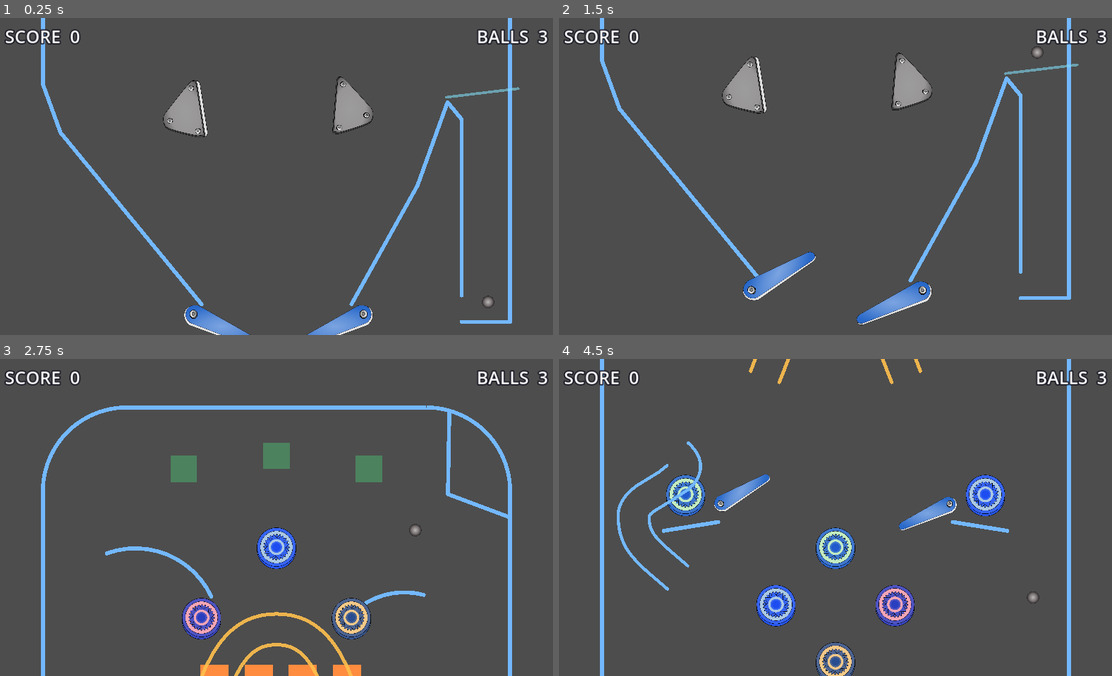
Above: before the commit, frames 1-4 (two rows, left to right).
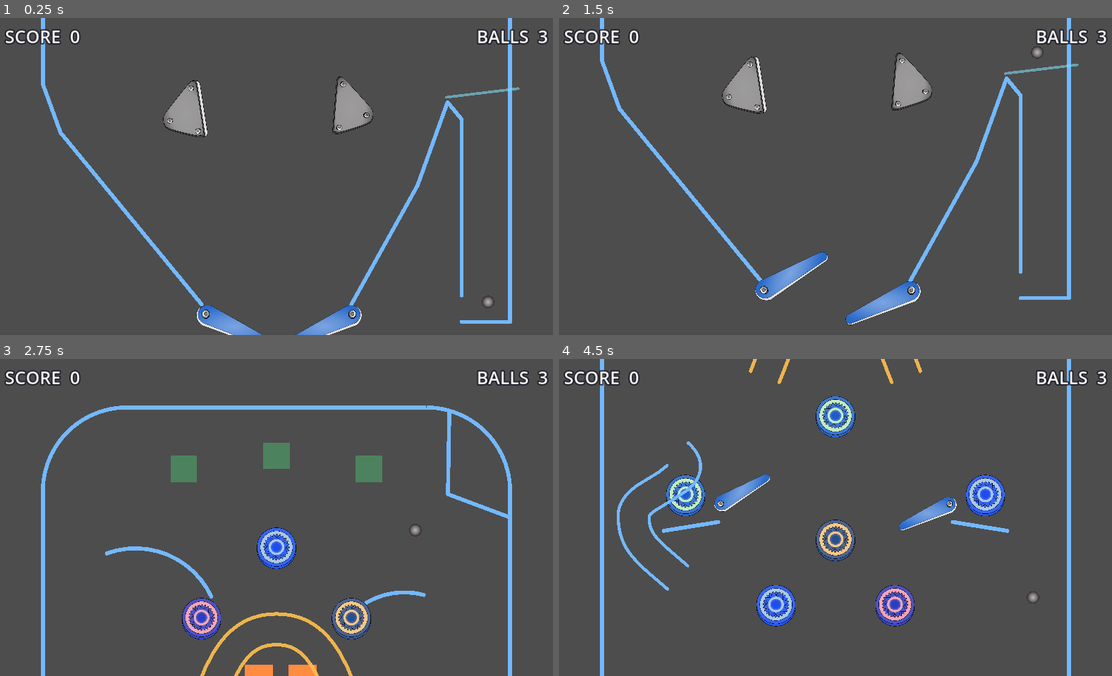
Above: after the commit, the same moments.

Repository: eddieedease/gdpb
Game: Godot game, scene res://scenes/advanced_table.tscn
Two runs of this game, one before a commit and one after it. Both use one fixed random seed, a clock stepped at 60 frames per second and the inputs below. This scene is started directly instead of the project's main scene.
Inputs:
- Up to frame 1 (0.25 s): no input
- Up to frame 2 (1.5 s): tap Enter (restart) at 0.5, 1.25 s; hold Space (launch) 0.53-1.28 s; hold A (flipper_left) from 1.28 s (still down); tap Space (launch) at 1.35 s
- Up to frame 3 (2.75 s): release A (flipper_left) at 2.03 s; hold Space (launch) from 2.03 s (still down)
- Up to frame 4 (4.5 s): release Space (launch) at 2.78 s; tap Space (launch) at 2.85, 4.35 s; hold Space (launch) 3.53-4.28 s; hold A (flipper_left) from 3.53 s (still down)

The runs differ from the first frame. In frame 1, 1.0% of the frame differs, in the area x 33-68%, y 90-100%; in frame 2, 1.6%; in frame 3, 0.3%; in frame 4, 2.3%, in the area x 46-54%, y 11-100%.

Commit message:
Fix ball escaping off-screen via ramps (+ out-of-bounds safety net)
Root cause: the ramp put the ball on a separate physics layer (so it
rides over the playfield) and relied on an end-portal to switch it back.
If the ball missed that portal - overshot it, or left the channel any
other way - it stayed on the ramp layer colliding with NOTHING and flew
off-screen.

- ramp.gd: replace the two end-portals with a single Area2D covering the
  whole channel interior. The ball is "on the ramp" exactly while inside
  that field; leaving it by any route (mouth, side, anything) restores
  normal collision. It can no longer be stranded on the ramp layer.
- table_game.gd: safety net - any ball found outside the table bounds has
  its collision restored and is drained, so nothing can be lost off-screen
  regardless of cause (ramp, tunnelling, etc.).

Verified headless: ball boards/disembarks the ramp at 1600 and 3000 speed
with max_out_of_bounds=0; an escaped ball is caught and drained; normal
play never false-triggers the net.

Co-Authored-By: Claude Opus 4.8 <noreply@anthropic.com>

Diff:
--- a/scenes/advanced_table.tscn
+++ b/scenes/advanced_table.tscn
@@ -97,7 +97,7 @@
 
 [node name="Bumper3" parent="." instance=ExtResource("7_t1bve")]
 modulate = Color(0.8, 1, 0.85, 1)
-position = Vector2(640, 1184)
+position = Vector2(640, 885)
 
 [node name="Bumper4" parent="." instance=ExtResource("7_t1bve")]
 modulate = Color(0.7, 0.85, 1, 1)
@@ -109,7 +109,7 @@
 
 [node name="Bumper6" parent="." instance=ExtResource("7_t1bve")]
 modulate = Color(1, 0.85, 0.6, 1)
-position = Vector2(640, 1444)
+position = Vector2(640, 1166)
 
 [node name="Bumper7" parent="." instance=ExtResource("7_t1bve")]
 modulate = Color(0.8, 1, 0.85, 1)
@@ -128,10 +128,6 @@
 rotation = -1.48766
 scale = Vector2(1, -1)
 
-[node name="DropTarget0" type="StaticBody2D" parent="." groups=["drop_targets"]]
-position = Vector2(500, 711)
-script = ExtResource("11_doqff")
-
 [node name="DropTarget1" type="StaticBody2D" parent="." groups=["drop_targets"]]
 position = Vector2(600, 711)
 script = ExtResource("11_doqff")
@@ -154,16 +150,12 @@
 color = Color(1, 0.55, 0.25, 1)
 polygon = PackedVector2Array(-32, -17, 32, -17, 32, 17, -32, 17)
 
-[node name="DropTarget3" type="StaticBody2D" parent="." groups=["drop_targets"]]
-position = Vector2(800, 711)
-script = ExtResource("11_doqff")
-
 [node name="FlipperMainLeft" parent="." instance=ExtResource("12_78gja")]
-position = Vector2(450, 2424)
+position = Vector2(478, 2424)
 scale = Vector2(1.3, 1.3)
 
 [node name="FlipperMainRight" parent="." instance=ExtResource("14_3tj61")]
-position = Vector2(839, 2424)
+position = Vector2(814, 2424)
 scale = Vector2(1.3, 1.3)
 
 [node name="FlipperUpperLeft" parent="." instance=ExtResource("12_78gja")]
@@ -206,6 +198,7 @@
 position = Vector2(640, 2520)
 
 [node name="CollisionShape2D" type="CollisionShape2D" parent="Drain"]
+position = Vector2(0, 71)
 shape = SubResource("RectangleShape2D_0smtb")
 
 [node name="GravityZone" type="Area2D" parent="."]
--- a/scripts/ramp.gd
+++ b/scripts/ramp.gd
@@ -32,10 +32,7 @@
 	if not Engine.is_editor_hint():
 		_build_wall($Left.points)
 		_build_wall($Right.points)
-		var center := curve.tessellate(5, smoothness)
-		if center.size() >= 2:
-			_build_portal(center[0])
-			_build_portal(center[center.size() - 1])
+		_build_field()
 
 
 func _connect_curve() -> void:
@@ -123,33 +120,47 @@
 	add_child(body)
 
 
-func _build_portal(local_pos: Vector2) -> void:
+# A single Area2D covering the whole channel interior. The ball is "on the
+# ramp" exactly while it is inside this field; leaving it by ANY route (mouth,
+# side, whatever) restores normal collision, so the ball can never get stranded
+# on the ramp layer and fly off-screen.
+func _build_field() -> void:
+	var left: PackedVector2Array = $Left.points
+	var right: PackedVector2Array = $Right.points
+	if left.size() < 2 or right.size() < 2:
+		return
+	var poly := PackedVector2Array()
+	poly.append_array(left)
+	for i in range(right.size() - 1, -1, -1):
+		poly.append(right[i])
 	var area := Area2D.new()
-	area.position = local_pos
-	area.collision_mask = 1 | RAMP_BIT   # detect balls whether on or off the ramp
-	var cs := CollisionShape2D.new()
-	var circ := CircleShape2D.new()
-	circ.radius = channel_width * 0.7
-	cs.shape = circ
-	area.add_child(cs)
+	area.name = "Field"
+	area.collision_mask = 1 | RAMP_BIT   # detect the ball whether on or off the ramp
+	var cp := CollisionPolygon2D.new()
+	cp.polygon = poly
+	area.add_child(cp)
 	add_child(area)
-	area.body_entered.connect(_on_portal)
+	area.body_entered.connect(_on_field_entered)
+	area.body_exited.connect(_on_field_exited)
 
 
-func _on_portal(body: Node) -> void:
-	if not body.is_in_group("ball"):
+func _on_field_entered(body: Node) -> void:
+	if not body.is_in_group("ball") or body.get_meta("on_ramp", false):
 		return
-	if body.get_meta("on_ramp", false):
-		# leave the ramp -> back to normal play
-		body.collision_layer = 1
-		body.collision_mask = 1
-		body.z_index = 0
-		body.set_meta("on_ramp", false)
-	else:
-		# board the ramp -> ride over the playfield
-		body.collision_layer = RAMP_BIT
-		body.collision_mask = RAMP_BIT
-		body.z_index = 10
-		body.set_meta("on_ramp", true)
-		if ramp_score > 0:
-			GameManager.add_score(ramp_score)
+	# board the ramp -> ride over the playfield (but keep colliding with the
+	# ramp walls so it stays guided)
+	body.collision_layer = RAMP_BIT
+	body.collision_mask = RAMP_BIT
+	body.z_index = 10
+	body.set_meta("on_ramp", true)
+	if ramp_score > 0:
+		GameManager.add_score(ramp_score)
+
+
+func _on_field_exited(body: Node) -> void:
+	if not body.is_in_group("ball") or not body.get_meta("on_ramp", false):
+		return
+	body.collision_layer = 1
+	body.collision_mask = 1
+	body.z_index = 0
+	body.set_meta("on_ramp", false)
--- a/scripts/table_game.gd
+++ b/scripts/table_game.gd
@@ -81,6 +81,15 @@
 	var ball := _get_ball()
 	if ball == null:
 		return
+	# Safety net: a ball that escaped the table (e.g. stranded on a ramp layer)
+	# must never be lost off-screen. Restore normal collision and drain it.
+	if _out_of_bounds(ball):
+		ball.collision_layer = 1
+		ball.collision_mask = 1
+		ball.z_index = 0
+		ball.set_meta("on_ramp", false)
+		_on_drain_body_entered(ball)
+		return
 	var in_lane := ball.global_position.x > lane_min.x and ball.global_position.y > lane_min.y
 	if in_lane and Input.is_action_pressed("launch"):
 		_launch_charge = minf(_launch_charge + delta / 1.1, 1.0)
@@ -88,6 +97,11 @@
 		var sp := lerpf(launch_min_speed, launch_max_speed, _launch_charge)
 		ball.linear_velocity = launch_direction.normalized() * sp
 		_launch_charge = 0.0
+
+
+func _out_of_bounds(ball: RigidBody2D) -> bool:
+	var p := ball.global_position
+	return p.x < -80.0 or p.x > 1360.0 or p.y < -80.0 or p.y > 2640.0
 
 
 func _on_drain_body_entered(body: Node) -> void:
